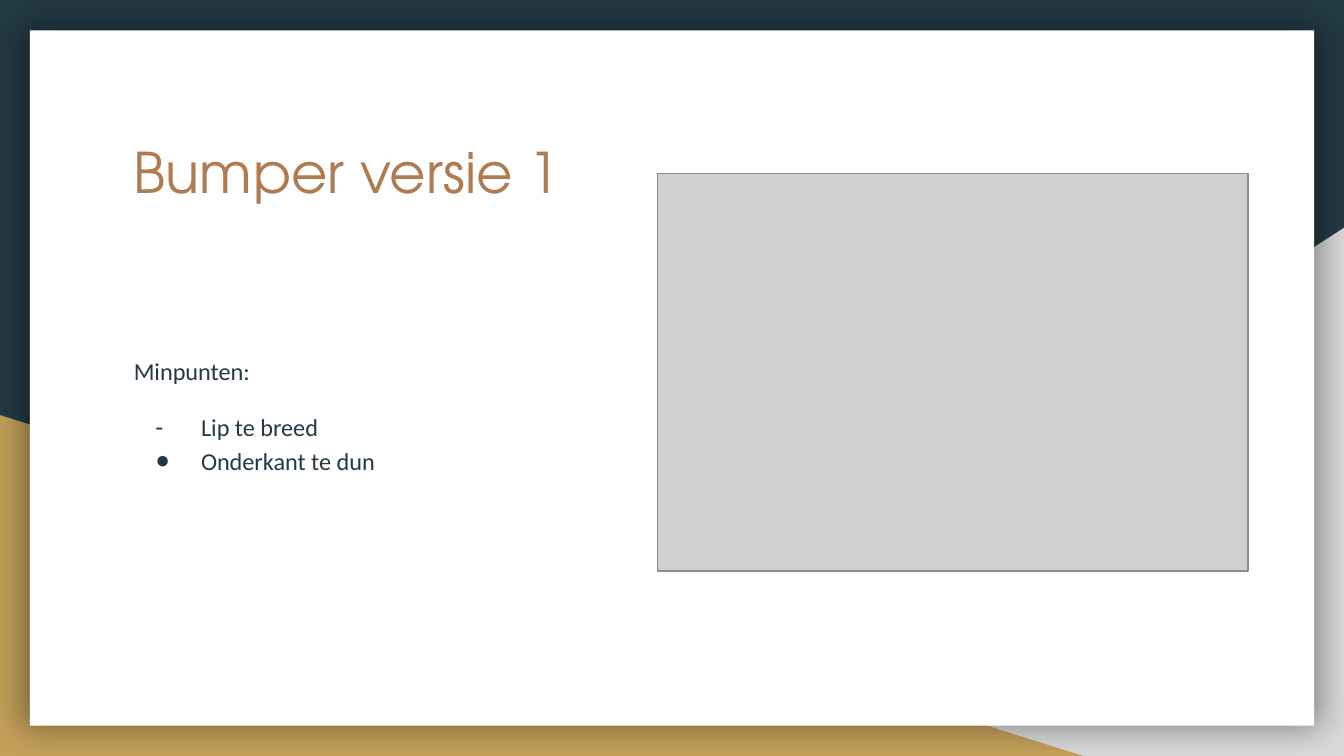
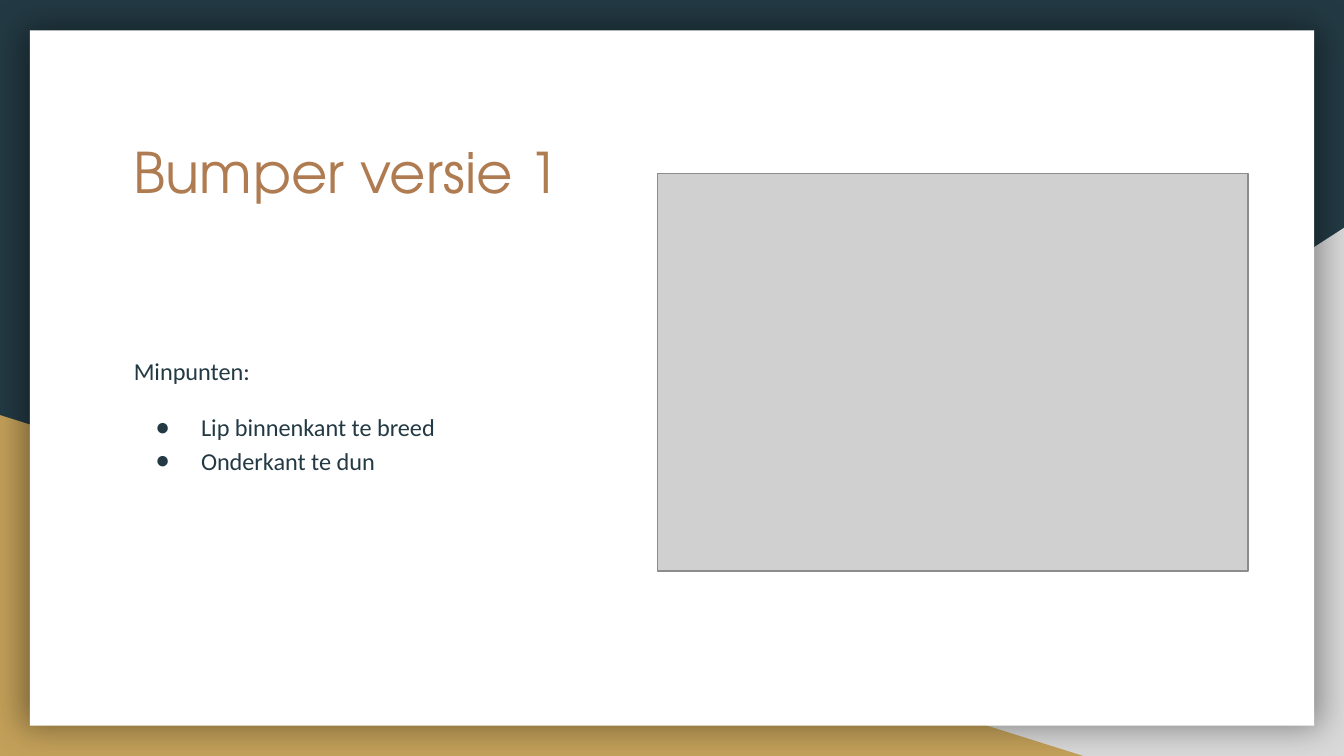
Before and after one commit to 12003586/PEM-3D-printer, a slide deck: slide 7 of PEM_3D_Printer_Presentatie_2223.pptx. Drawn at 1344x756 pixels with LibreOffice and Linux fonts; fonts in the diff are those of the drawing; grey boxes stand for pictures. Boxes give left, top, right and bottom in pixels: in the first picture for what was removed or moved away, otherwise in the second. Text is boxed around its words. In the diff, an @@ line names an element or a change of style, - is before the commit and + after.

```diff
--- a/PEM_3D_Printer_Presentatie_2223.pptx
+++ b/PEM_3D_Printer_Presentatie_2223.pptx
@@ text at (201, 419, 435, 440): text changed @@
-– Lip te breed
+● Lip binnenkant te breed
```
Also in this commit, not shown: 5 other slides changed.
